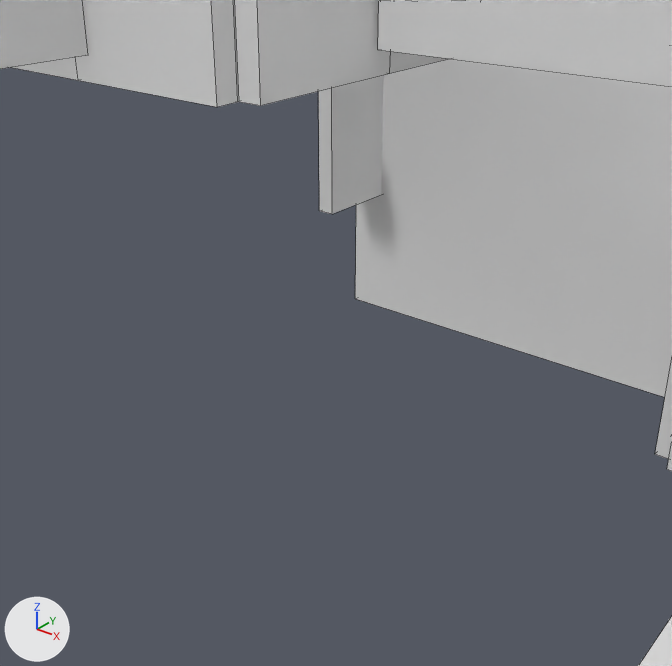
One commit to the Blender file res-src/rooms/01/mesh.blend: the scene before it, then after it.
Rendered twice from a 50 mm camera at (1.44, -1.72, 25.4) aimed at (0.11, -0.05, 24.37). The lights are fixed; the arrows at lower left show +X, +Y and +Z. Mesh edges are drawn as thin lines.
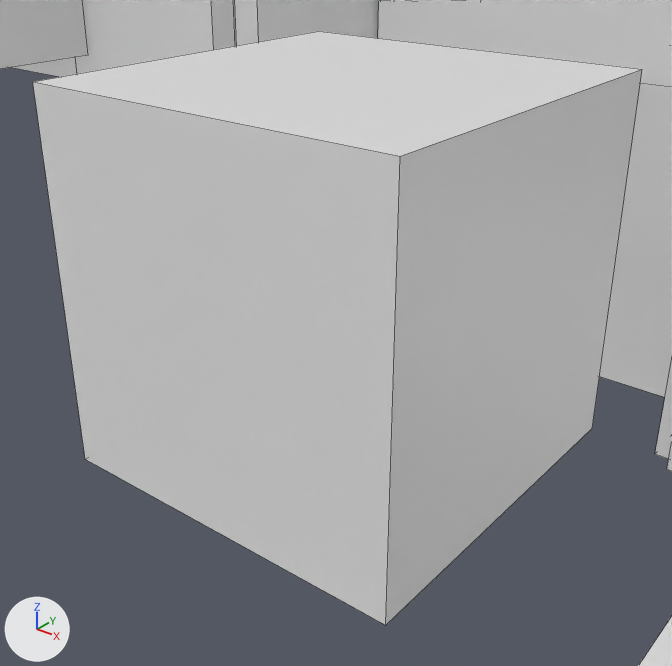
Changed parts and their boxes [x1, y1, x2, y2] in the pictures (672 x 666 px):
'f.central_heater', added
    after: [33, 31, 642, 625]
'Cube.050', unchanged, covered by the edit
    before: [355, 59, 672, 397]
    after: [599, 83, 672, 397]
'Cube.022', unchanged, covered by the edit
    before: [235, 0, 390, 106]
    after: [235, 0, 379, 45]
'Cube.051', unchanged, covered by the edit
    before: [319, 75, 384, 214]

The change, as a list of edits to the scene's bpy script:
```text
Add ob_f_central_heater:
    ob_f_central_heater = bpy.data.objects.new('f.central_heater', me_cube.copy())  # the mesh of ob_f_heater_1
    ob_f_central_heater.location = (1.093, -0.485, 24.0)
    ob_f_central_heater.scale = (0.5, 0.5, 0.5)
```
